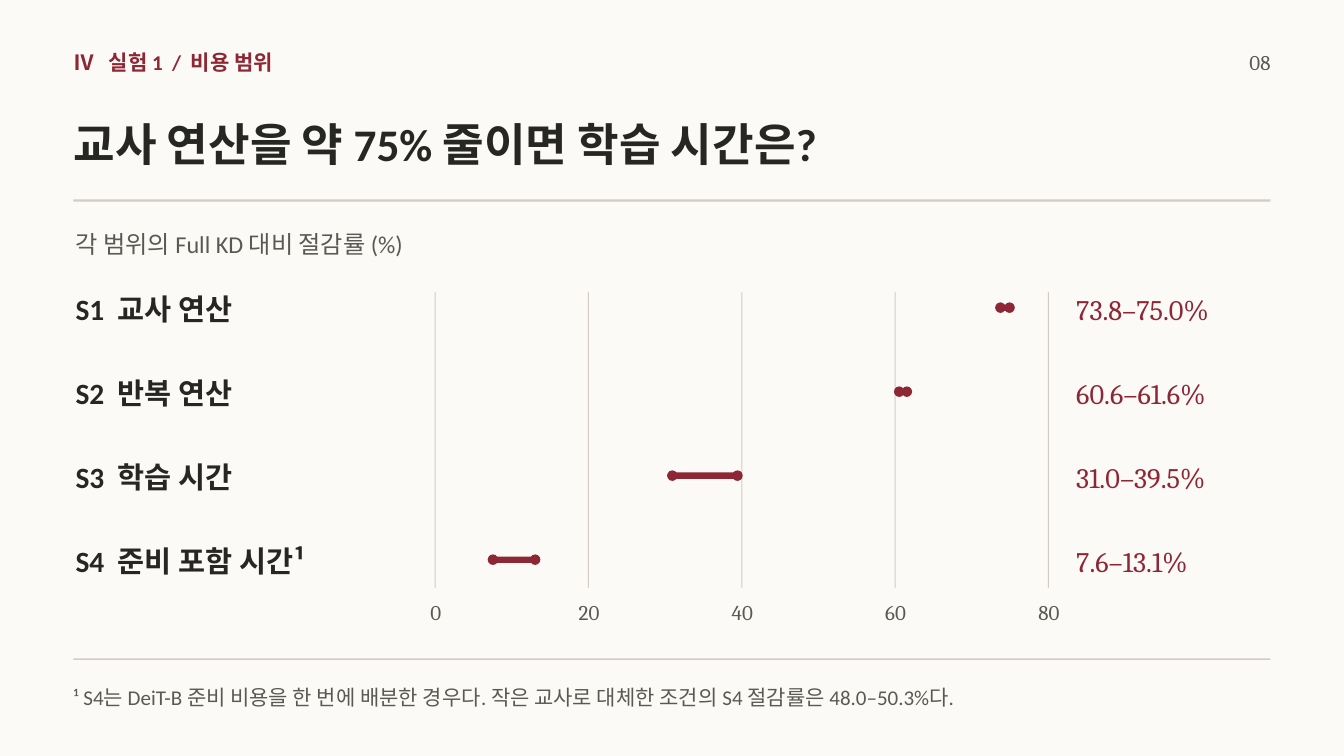
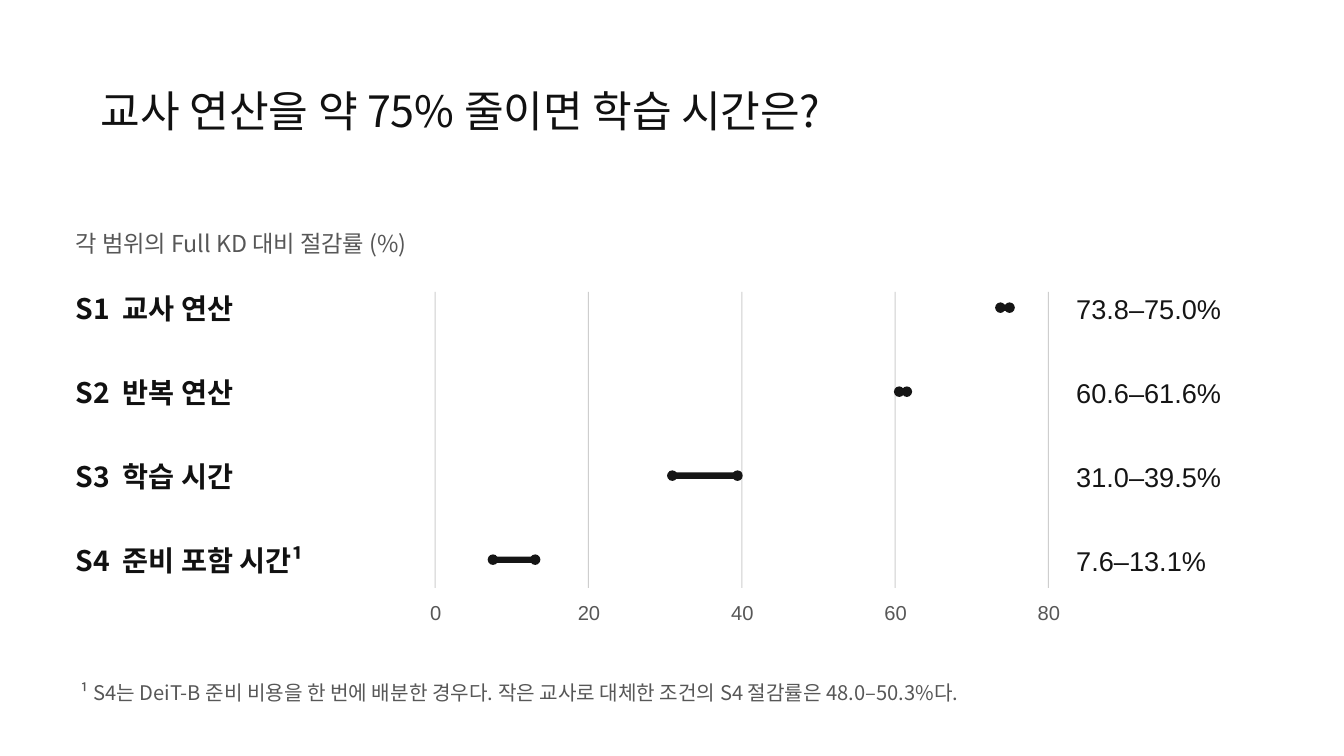
Before and after one commit to jeehoo0507/Efficient-KD-for-Vision, a slide deck: slide 12 of presentations/vision-kd-seminar/EKD-seminar.pptx (slide 8 before the commit). Drawn at 1344x756 pixels with LibreOffice and Linux fonts; fonts in the diff are those of the drawing. Boxes give left, top, right and bottom in pixels: in the first picture for what was removed or moved away, otherwise in the second. Text is boxed around its words. In the diff, an @@ line names an element or a change of style, - is before the commit and + after.

```diff
--- a/presentations/vision-kd-seminar/EKD-seminar.pptx
+++ b/presentations/vision-kd-seminar/EKD-seminar.pptx
@@ background #FCFAF6 to #FFFFFF @@
@@ text removed at box(73, 52, 273, 72) @@
-Ⅳ 실험 1 / 비용 범위
@@ title "교사 연산을 약 75% 줄이면 ...": place and size @@
-title "교사 연산을 약 75% 줄이면 ..." at box(73, 123, 817, 165)
+title "교사 연산을 약 75% 줄이면 ..." at box(101, 91, 820, 131)
@@ title "교사 연산을 약 75% 줄이면 ..." at box(101, 91, 820, 131): size 32.2 to 30.8 pt, font Calibri to Noto Sans CJK KR, text colour #262723 to #111111, bold off; line spacing 1 to 0.9 @@
@@ text removed at box(1249, 56, 1270, 70) @@
-08
@@ rectangle removed at box(74, 200, 1271, 202) @@
@@ text "각 범위의 Full KD 대비 ..." at box(76, 233, 364, 254): size 17.2 to 16.6 pt, font Calibri to Noto Sans CJK KR, text colour #595A54 to #575757 @@
@@ rectangle at box(741, 292, 742, 589): fill #D2CDC4 to #CECECE @@
@@ rectangle at box(895, 292, 896, 589): fill #D2CDC4 to #CECECE @@
@@ size 21 to 20.2 pt, font Calibri to Noto Sans CJK KR, text colour #262723 to #111111 in 4 elements at box(76, 295, 233, 322), box(76, 379, 233, 406), box(76, 463, 233, 490), box(76, 546, 303, 574) @@
@@ size 20.2 to 19.4 pt, font Cambria to Arial, text colour #8E2735 to #151515 in 4 elements at box(1076, 300, 1221, 320), box(1076, 384, 1221, 404), box(1076, 468, 1221, 488), box(1076, 552, 1206, 572) @@
@@ fill #8E2735 to #151515 in 12 elements at box(1000, 304, 1009, 311), box(995, 302, 1005, 313), box(1004, 302, 1014, 313), box(899, 388, 907, 394), box(894, 386, 904, 396), box(901, 386, 911, 396), box(673, 473, 738, 479), box(667, 471, 678, 481), box(732, 471, 742, 481), box(493, 557, 535, 563), box(488, 555, 498, 565), box(530, 555, 540, 565) @@
@@ text "40" at box(731, 606, 753, 620): size 15 to 14.4 pt, font Cambria to Arial, text colour #595A54 to #575757 @@
@@ text "60" at box(884, 606, 906, 620): size 15 to 14.4 pt, font Cambria to Arial, text colour #595A54 to #575757 @@
@@ rectangle removed at box(74, 658, 1271, 660) @@
@@ text "¹ S4는 DeiT-B 준비 비용을 ...": place and size @@
-text "¹ S4는 DeiT-B 준비 비용을 ..." at box(73, 687, 954, 707)
+text "¹ S4는 DeiT-B 준비 비용을 ..." at box(81, 682, 959, 702)
@@ text "¹ S4는 DeiT-B 준비 비용을 ..." at box(81, 682, 959, 702): size 15 to 14.4 pt, font Calibri to Noto Sans CJK KR, text colour #595A54 to #575757 @@
```
Also in this commit, not shown: 12 other slides changed, 6 slides added, 1 slide removed, 22 other files.
